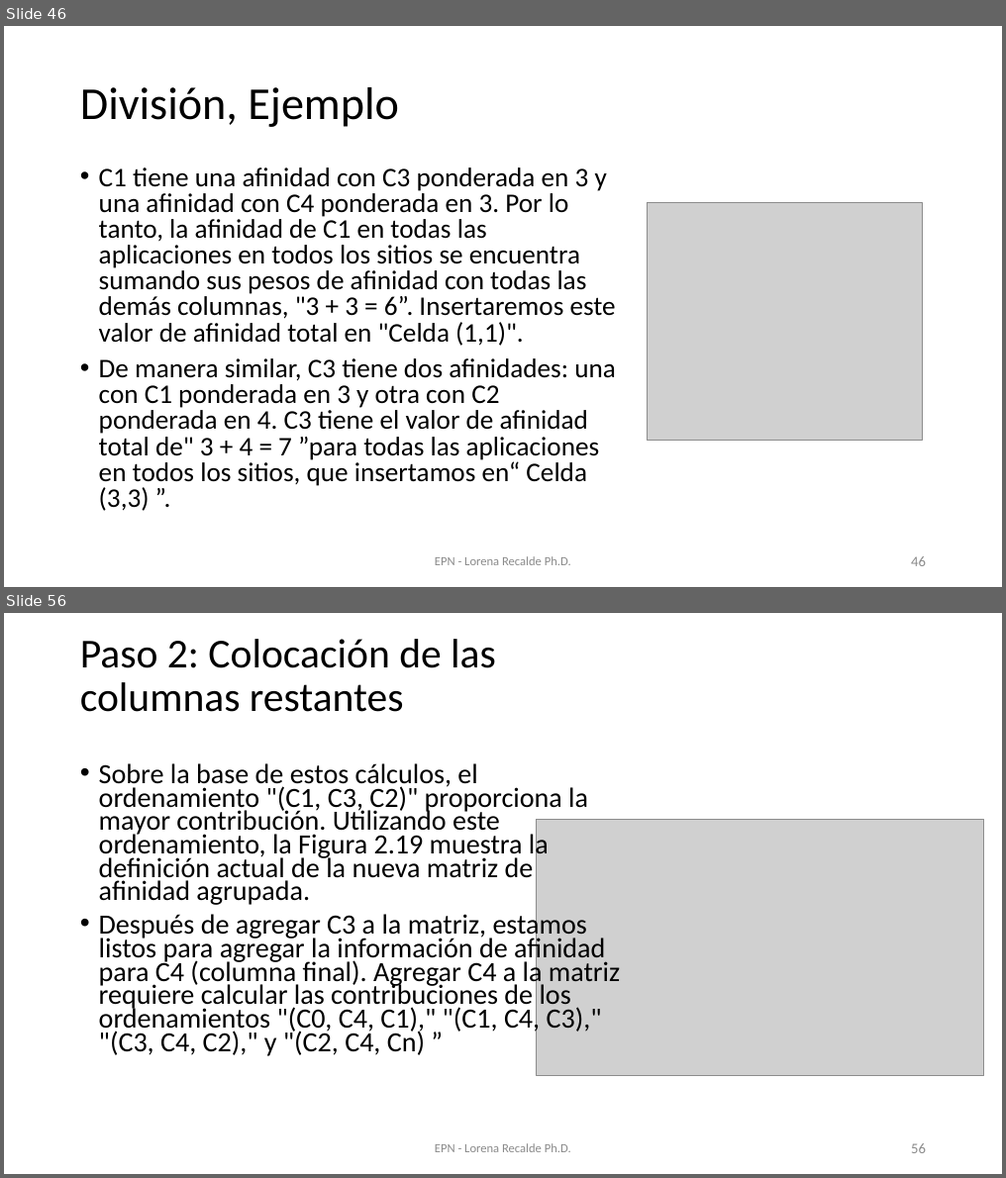
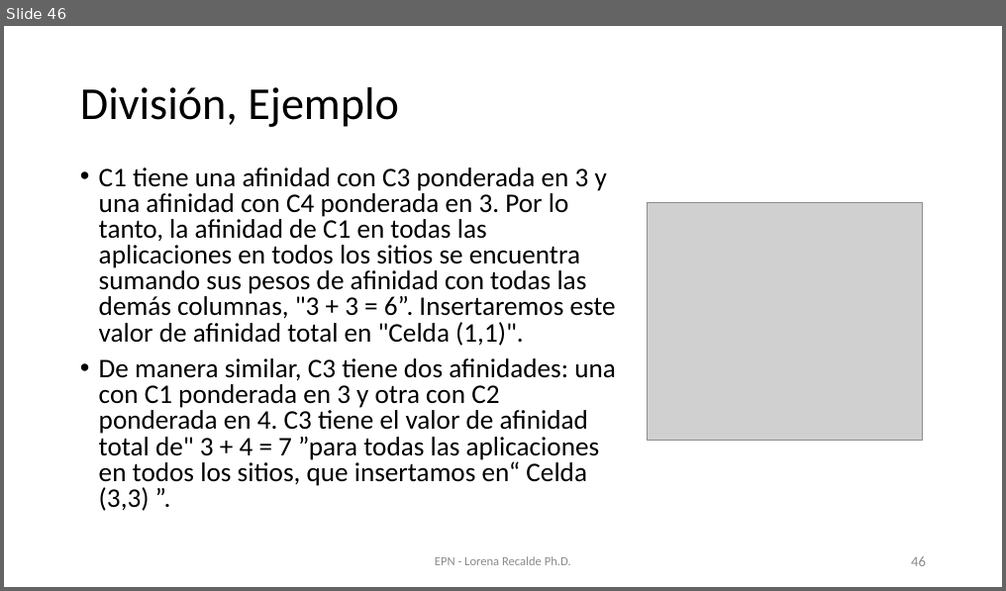
Before and after one commit to lore10/BDDD, a slide deck: slides/Semana3_V1.pptx. Shown one above the other, each under a label of ours: slides 46 and 56 before the commit, slide 46 after it; the slides between them are not shown. The pictures are 1006x1178 and 1006x591 pixels, drawn with LibreOffice and Linux fonts; fonts in the diff are those of the drawing; grey boxes stand for pictures. Boxes give left, top, right and bottom in pixels: in the first picture for what was removed or moved away, otherwise in the second. Text is boxed around its words. In the diff, an @@ line names an element or a change of style, - is before the commit and + after.

```diff
--- a/slides/Semana3_V1.pptx
+++ b/slides/Semana3_V1.pptx
@@ slide 56 removed at (4, 613, 1002, 1174), background #FFFFFF @@
@@ title removed at (80, 639, 496, 712) @@
-Paso 2: Colocación de las columnas restantes
@@ text removed at (99, 763, 620, 1057) @@
-• Sobre la base de estos cálculos, el ordenamiento "(C1, C3, C2)" proporciona la mayor contribución. Utilizando este ordenamiento, la Figura 2.19 muestra la definición actual de la nueva matriz de afinidad agrupada.
-• Después de agregar C3 a la matriz, estamos listos para agregar la información de afinidad para C4 (columna final). Agregar C4 a la matriz requiere calcular las contribuciones de los ordenamientos "(C0, C4, C1)," "(C1, C4, C3)," "(C3, C4, C2)," y "(C2, C4, Cn) ”
@@ picture removed at (537, 819, 984, 1075) @@
@@ text removed at (435, 1144, 571, 1153) @@
-EPN - Lorena Recalde Ph.D.
@@ page number removed at (911, 1144, 926, 1154) @@
-56
```
Also in this commit, not shown: 6 slides changed, 23 other slides removed, 4 other files.
